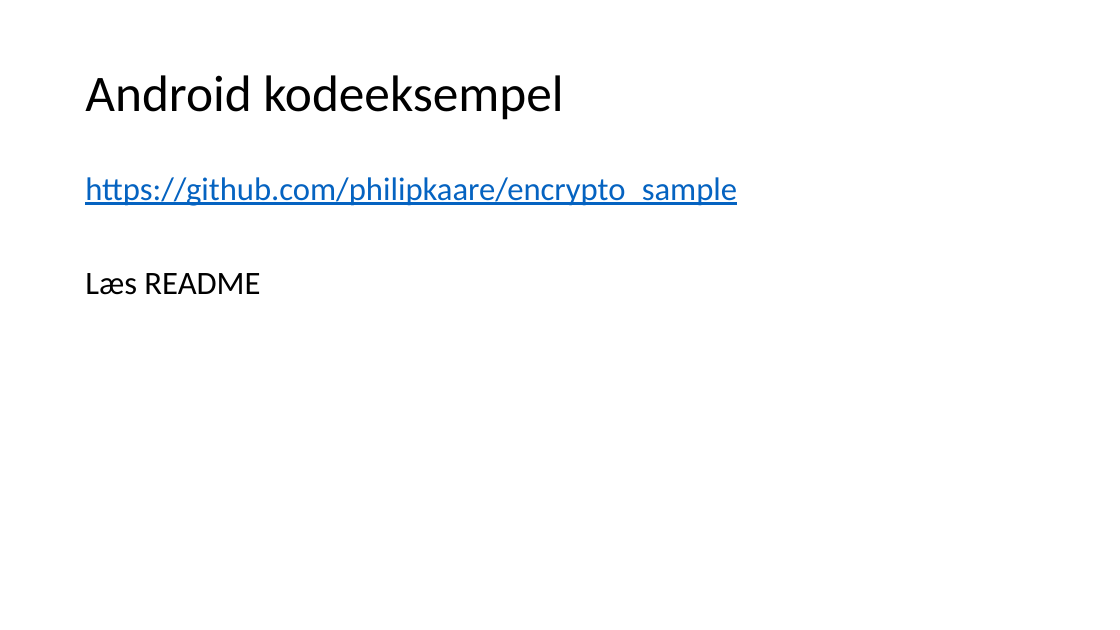
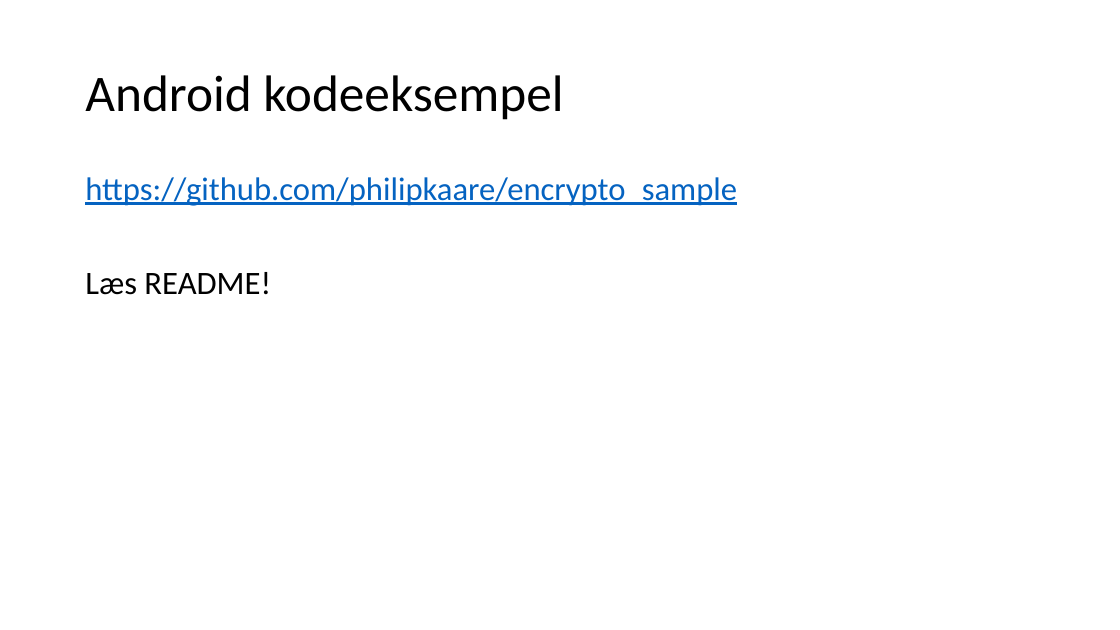
Before and after one commit to philipkaare/presentations, a slide deck: slide 32 of KU/IT-sikkerhed.pptx (slide 29 before the commit). Drawn at 1120x630 pixels with LibreOffice and Linux fonts; fonts in the diff are those of the drawing. Boxes give left, top, right and bottom in pixels: in the first picture for what was removed or moved away, otherwise in the second. Text is boxed around its words. In the diff, an @@ line names an element or a change of style, - is before the commit and + after.

```diff
--- a/KU/IT-sikkerhed.pptx
+++ b/KU/IT-sikkerhed.pptx
@@ text at (85,272,271,295): text changed @@
-Læs README
+Læs README!
```
Also in this commit, not shown: 3 other slides changed, 4 slides added, 1 slide removed, 4 other files.
